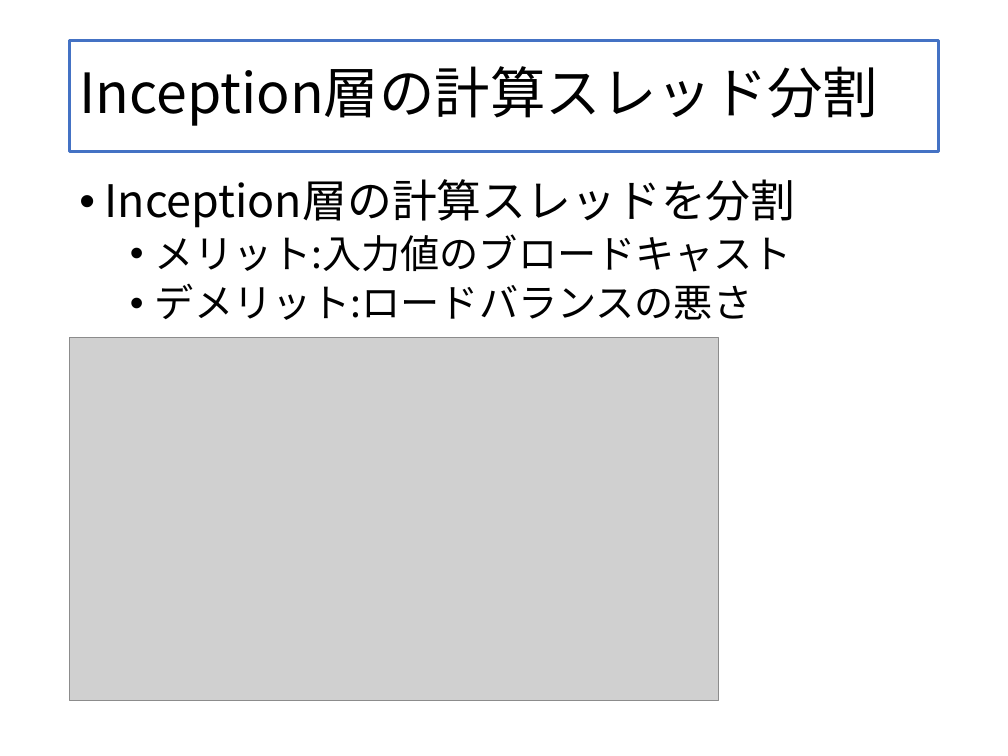
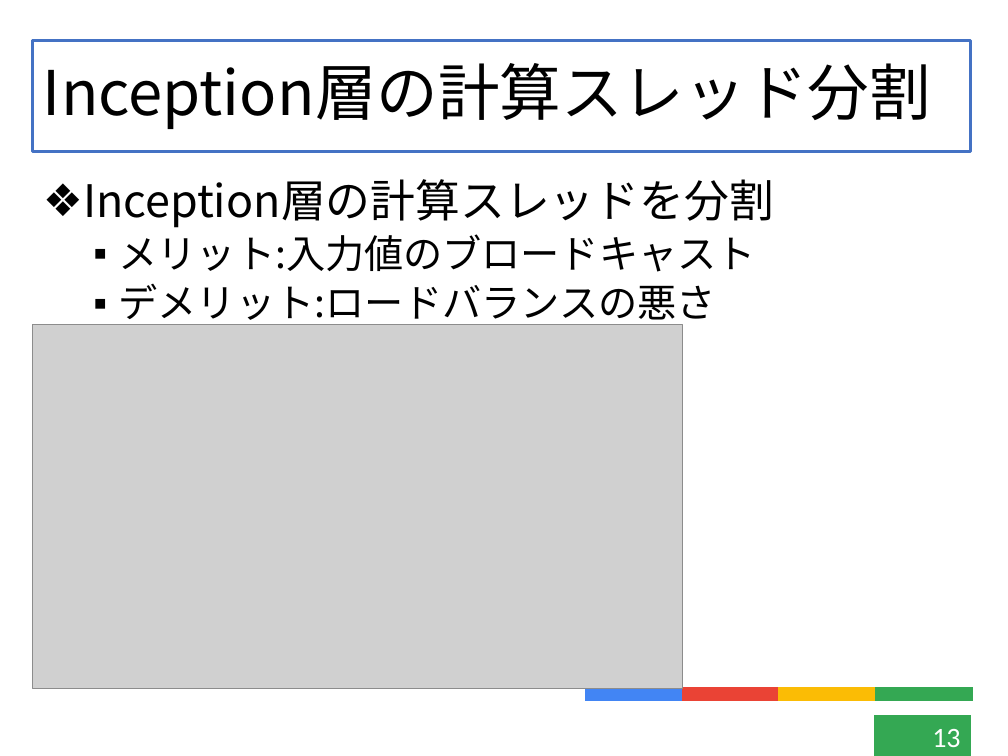
Before and after one commit to kensuke-iizuka/thesis, a slide deck: slide 13 of slide/graduate.pptx (slide 14 before the commit). Drawn at 1008x756 pixels with LibreOffice and Linux fonts; fonts in the diff are those of the drawing; grey boxes stand for pictures. Boxes give left, top, right and bottom in pixels: in the first picture for what was removed or moved away, otherwise in the second. Text is boxed around its words. In the diff, an @@ line names an element or a change of style, - is before the commit and + after.

Commit message:
Update slide and figures

```diff
--- a/slide/graduate.pptx
+++ b/slide/graduate.pptx
@@ title "Inception層の計算スレッド分割": place and size @@
-title "Inception層の計算スレッド分割" at bbox=[70, 40, 938, 151]
+title "Inception層の計算スレッド分割" at bbox=[33, 40, 972, 151]
@@ title "Inception層の計算スレッド分割" at bbox=[33, 40, 972, 151]: size 39.6 to 44 pt @@
@@ text "Inception層の計算スレッドを分割": place and size @@
-text "Inception層の計算スレッドを分割" at bbox=[105, 179, 796, 320]
+text "Inception層の計算スレッドを分割" at bbox=[83, 179, 774, 328]
@@ text "Inception層の計算スレッドを分割" at bbox=[83, 179, 774, 328]: bullet • to ❖; bullet • to ▪ @@
@@ picture: place and size @@
-picture at bbox=[70, 338, 719, 701]
+picture at bbox=[33, 325, 682, 687]
@@ group added at bbox=[586, 688, 972, 701]: 4 rectangles @@
@@ page number added at bbox=[874, 716, 971, 756], fill #34A853, outline #34A853 0.75 pt, 20 pt, text #FFFFFF @@
+13
```
Also in this commit, not shown: 20 other slides changed, 2 slides added, 1 slide removed, 17 other files.
